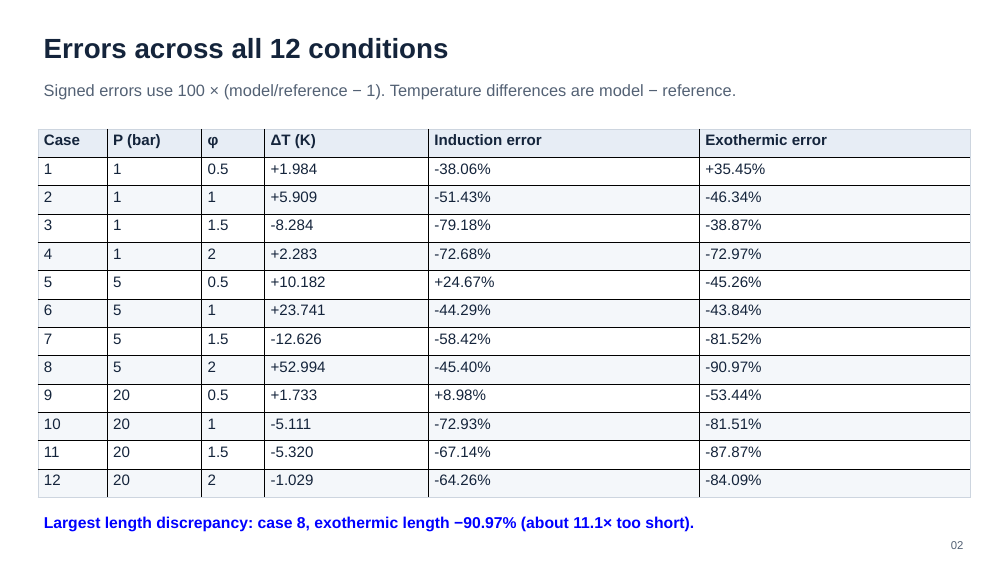
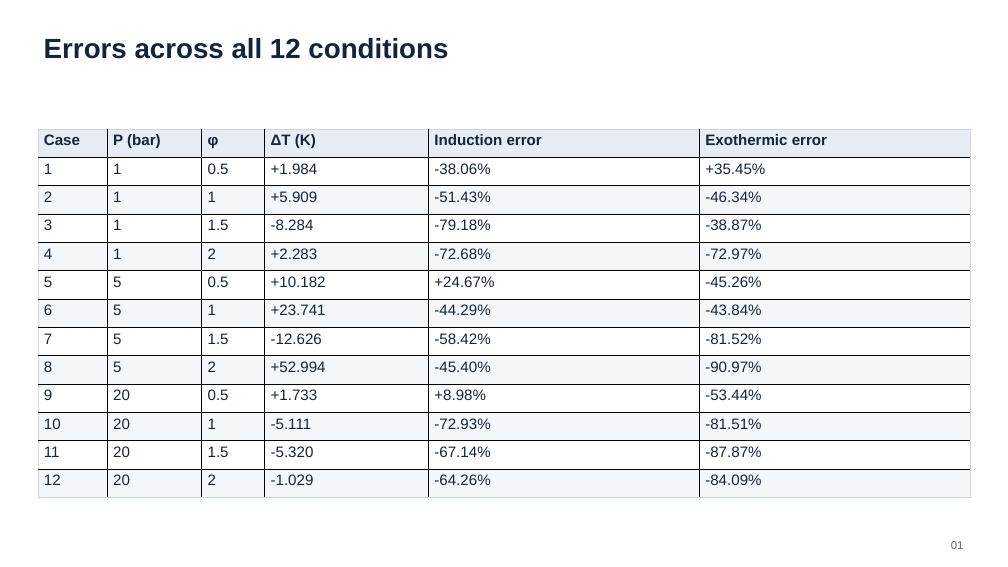
Before and after one commit to Boyuan-Yu-01/kinetic-model-tuning, a slide deck: slide 1 of example/ethylene_ZND/validate/znd_validation_12_cases.pptx (slide 2 before the commit). Drawn at 1008x567 pixels with LibreOffice and Linux fonts; fonts in the diff are those of the drawing. Boxes give left, top, right and bottom in pixels: in the first picture for what was removed or moved away, otherwise in the second. Text is boxed around its words. In the diff, an @@ line names an element or a change of style, - is before the commit and + after.

```diff
--- a/example/ethylene_ZND/validate/znd_validation_12_cases.pptx
+++ b/example/ethylene_ZND/validate/znd_validation_12_cases.pptx
@@ text removed at bbox=[44, 84, 736, 99] @@
-Signed errors use 100 × (model/reference − 1). Temperature differences are model − reference.
@@ text removed at bbox=[44, 516, 694, 532] @@
-Largest length discrepancy: case 8, exothermic length −90.97% (about 11.1× too short).
@@ text at bbox=[951, 541, 964, 549]: text changed @@
-02
+01
```
Also in this commit, not shown: 12 other slides changed, 3 slides removed, 1 other file.
